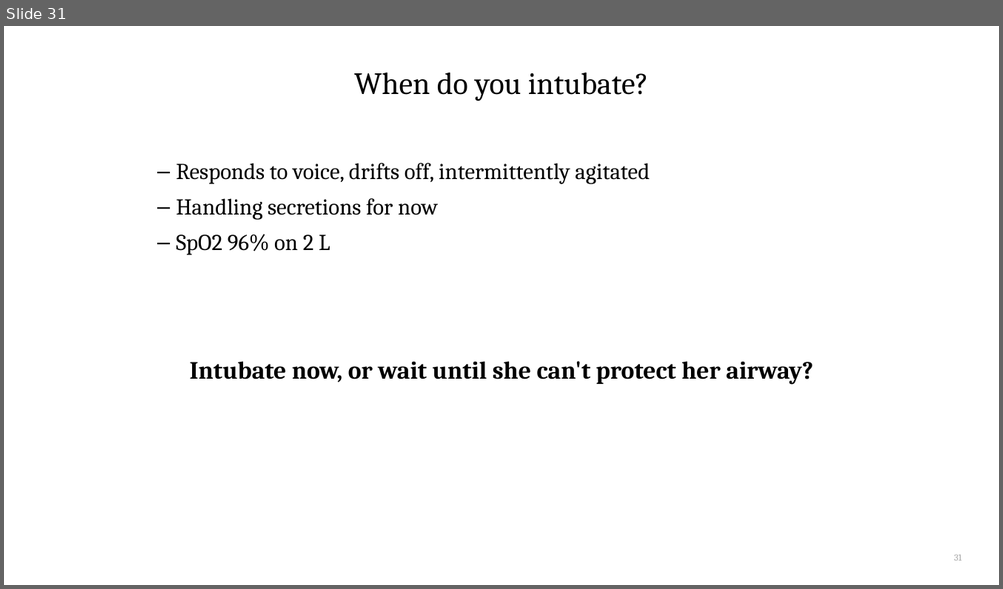
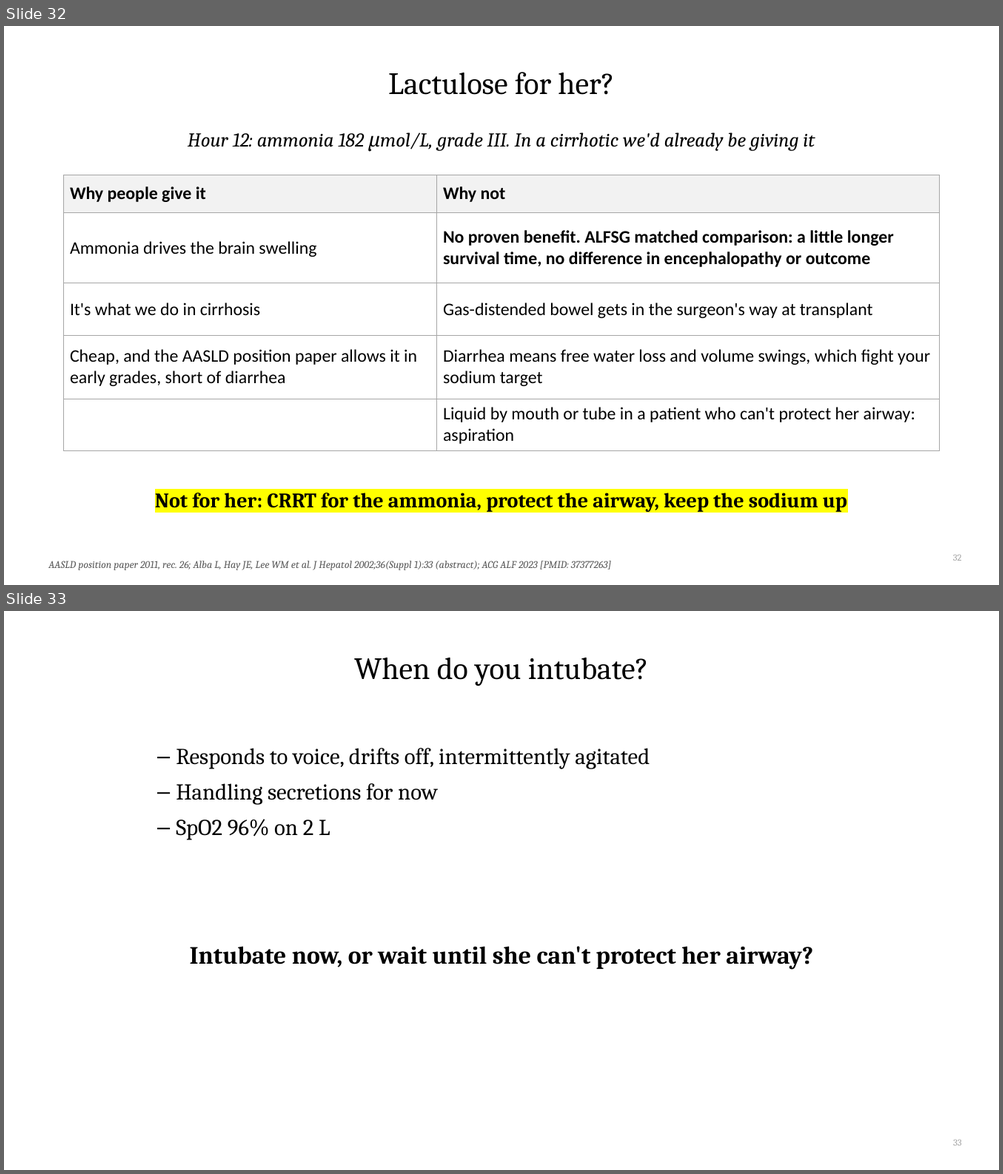
Before and after one commit to qaddodi/mohammad-almeqdadi-lectures, a slide deck: lectures/acute-liver-failure-aclf-in-icu/ALF and ACLF in the ICU.pptx. Shown one above the other, each under a label of ours: slide 31 before the commit, slides 32 and 33 after it. The pictures are 1003x589 and 1003x1174 pixels, drawn with LibreOffice and Linux fonts; fonts in the diff are those of the drawing. Boxes give left, top, right and bottom in pixels: in the first picture for what was removed or moved away, otherwise in the second. Text is boxed around its words. In the diff, an @@ line names an element or a change of style, - is before the commit and + after.

```diff
--- a/lectures/acute-liver-failure-aclf-in-icu/ALF and ACLF in the ICU.pptx
+++ b/lectures/acute-liver-failure-aclf-in-icu/ALF and ACLF in the ICU.pptx
@@ slide 32 added at bbox=[4, 26, 999, 585], background #FFFFFF @@
@@ title added at bbox=[388, 72, 614, 95], 30 pt, text #000000 @@
+Lactulose for her?
@@ text added at bbox=[188, 133, 814, 151], 19 pt, text #000000, italic @@
+Hour 12: ammonia 182 μmol/L, grade III. In a cirrhotic we'd already be giving it
@@ table added at bbox=[64, 175, 939, 447], 5 rows, 2 columns @@
+Why people give it | Why not
+Ammonia drives the brain swelling | No proven benefit. ALFSG matched comparison: a little longer survival time, no difference in encephalopathy or outcome
+It's what we do in cirrhosis | Gas-distended bowel gets in the surgeon's way at transplant
+Cheap, and the AASLD position paper allows it in early grades, short of diarrhea | Diarrhea means free water loss and volume swings, which fight your sodium target
+ | Liquid by mouth or tube in a patient who can't protect her airway: aspiration
@@ text added at bbox=[155, 488, 847, 512], 20 pt, text #000000, bold @@
+Not for her: CRRT for the ammonia, protect the airway, keep the sodium up
@@ page number added at bbox=[953, 555, 962, 561], 9 pt, text #A6A6A6 @@
+32
@@ text added at bbox=[48, 561, 611, 571], 10 pt, text #595959, italic @@
+AASLD position paper 2011, rec. 26; Alba L, Hay JE, Lee WM et al. J Hepatol 2002;36(Suppl 1):33 (abstract); ACG ALF 2023 [PMID: 37377263]
@@ what was slide 31 is now slide 33 @@
@@ page number at bbox=[953, 1140, 962, 1146]: text changed @@
-31
+33
```
Also in this commit, not shown: 6 slides changed, 1 other slide added, 2 other files.
